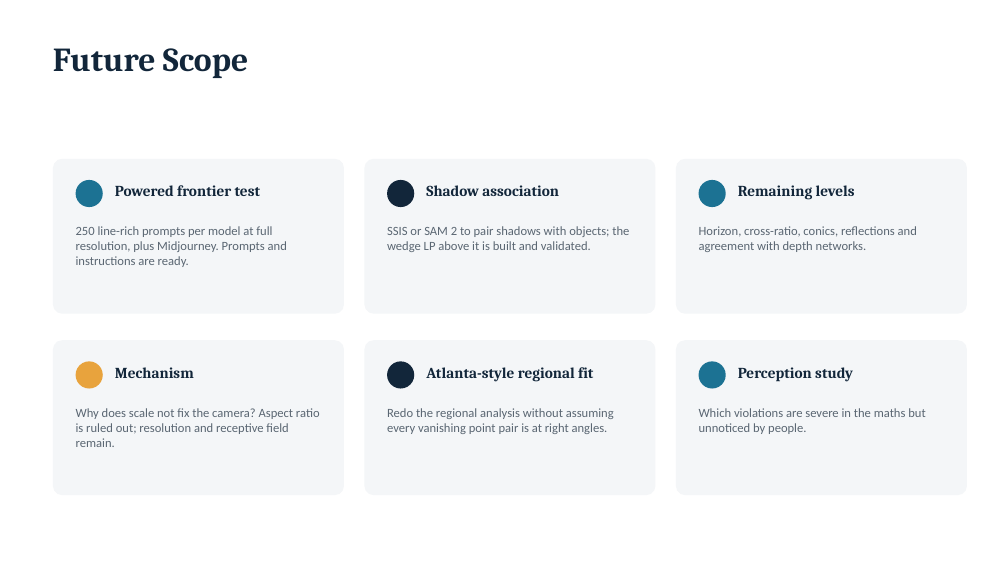
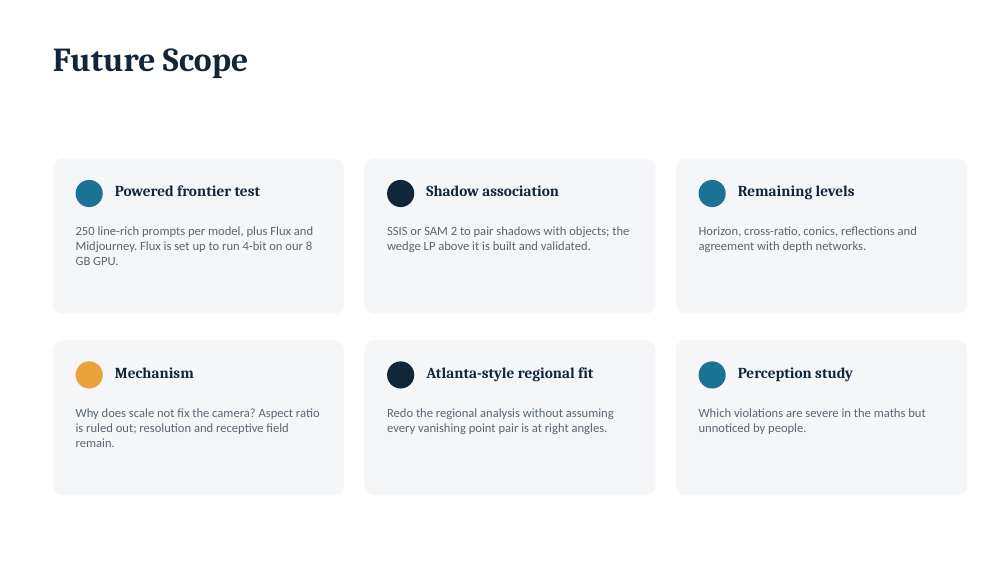
Before and after one commit to eesha5/vanishing-truth, a slide deck: slide 22 of docs/report/CA3_Presentation_Geometric_Consistency.pptx (slide 20 before the commit). Drawn at 1008x567 pixels with LibreOffice and Linux fonts; fonts in the diff are those of the drawing. Boxes give left, top, right and bottom in pixels: in the first picture for what was removed or moved away, otherwise in the second. Text is boxed around its words. In the diff, an @@ line names an element or a change of style, - is before the commit and + after.

```diff
--- a/docs/report/CA3_Presentation_Geometric_Consistency.pptx
+++ b/docs/report/CA3_Presentation_Geometric_Consistency.pptx
@@ text at <box>76,226,313,265</box>: text changed @@
-250 line-rich prompts per model at full resolution, plus Midjourney. Prompts and instructions are ready.
+250 line-rich prompts per model, plus Flux and Midjourney. Flux is set up to run 4-bit on our 8 GB GPU.
```
Also in this commit, not shown: 2 other slides changed, 2 slides added, 6 other files.
